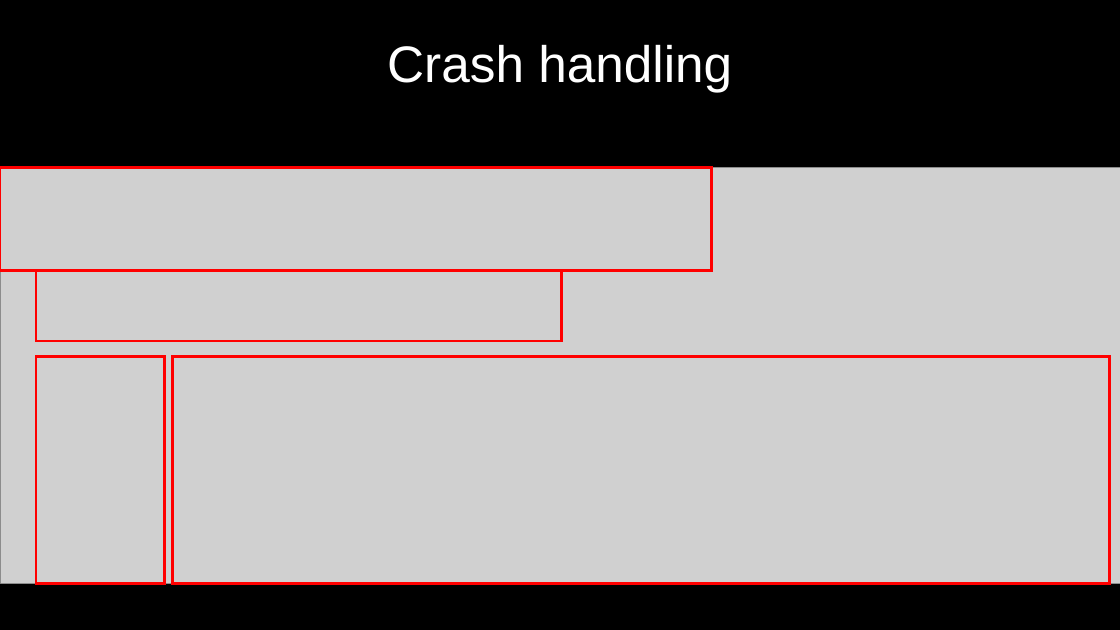
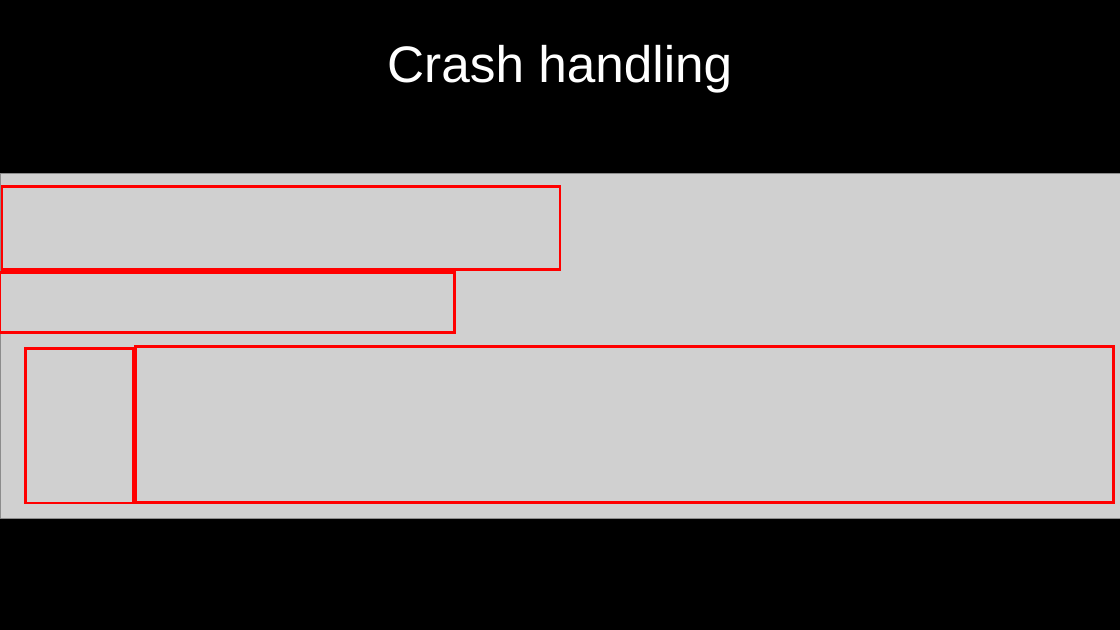
Before and after one commit to 9majka/NDK_presentation, a slide deck: slide 15 of NDK_SoftServeTheme.pptx. Drawn at 1120x630 pixels with LibreOffice and Linux fonts; fonts in the diff are those of the drawing; grey boxes stand for pictures; background and template pictures are left out. Boxes give left, top, right and bottom in pixels: in the first picture for what was removed or moved away, otherwise in the second. Text is boxed around its words. In the diff, an @@ line names an element or a change of style, - is before the commit and + after.

```diff
--- a/NDK_SoftServeTheme.pptx
+++ b/NDK_SoftServeTheme.pptx
@@ picture resized from (x1=0, y1=168, x2=1120, y2=584) to (x1=0, y1=174, x2=1120, y2=519) @@
@@ rectangle resized from (x1=0, y1=168, x2=712, y2=271) to (x1=2, y1=187, x2=560, y2=270) @@
@@ rectangle resized from (x1=36, y1=271, x2=562, y2=341) to (x1=0, y1=273, x2=455, y2=334) @@
@@ rectangle resized from (x1=36, y1=357, x2=165, y2=584) to (x1=25, y1=349, x2=133, y2=503) @@
@@ rectangle resized from (x1=172, y1=357, x2=1110, y2=584) to (x1=135, y1=346, x2=1113, y2=502) @@
```
Also in this commit, not shown: 10 other slides changed, 2 slides added, 3 slides removed, 9 other files.
